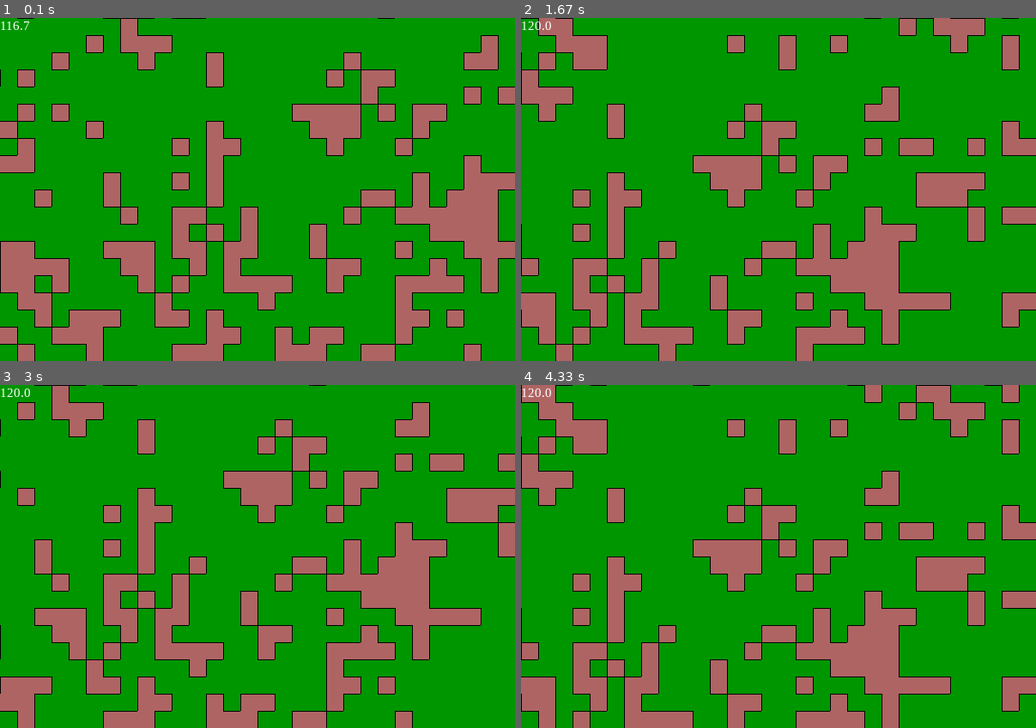
Above: before the commit, frames 1-4 (two rows, left to right).
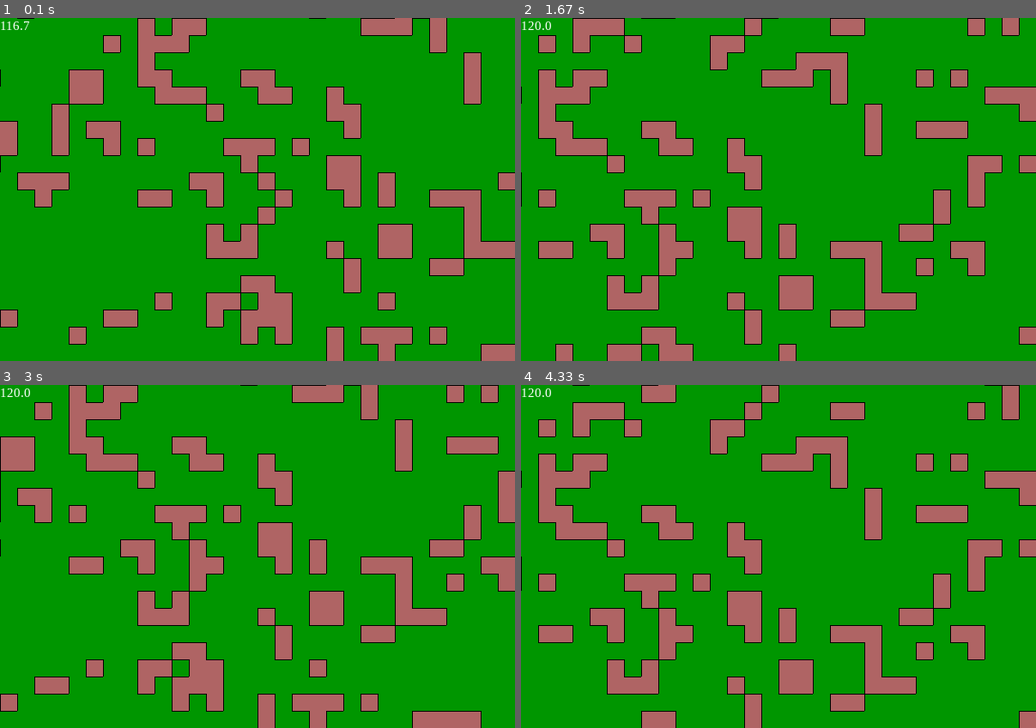
Above: after the commit, the same moments.

Repository: Name6672/python-testing
Game: pygame game, started from block colour grid.py
Same seed, same stepped clock (60 frames per second), same inputs: the game is played once before the commit and once after it.
Inputs (mouse positions are in pixels of both pictures, inside the frame that each line leads up to):
- Up to frame 1 (0.1 s): no input
- Up to frame 2 (1.67 s): click (778, 189) at 0.38 s; hold D 0.67-1.13 s; hold W 1.17-1.47 s; hold D from 1.5 s (still down)
- Up to frame 3 (3 s): release D at 1.97 s; hold A 2-2.53 s; hold S 2.57-2.87 s; hold A from 2.9 s (still down)
- Up to frame 4 (4.33 s): release A at 3.3 s; hold W 3.33-3.7 s; hold D from 3.73 s (still down)

The runs differ from the first frame. In frame 1, 33% of the frame differs, in the area x 0-100%, y 0-100%; in frame 2, 33%; in frame 3, 33%; in frame 4, 34%.

Commit message:
starting grid global constants so i can find them

Diff:
--- a/block colour grid.py
+++ b/block colour grid.py
@@ -18,6 +18,7 @@
 pygame.init()
 screen = pygame.display.set_mode(screen_size)
 GRID_SAVE_FILE = 'grid_saved_output.txt'
+STARTING_GRID_SIZE = SGW, SGH = (120,80)
 
 clock = pygame.time.Clock()
 
@@ -126,8 +127,8 @@
   def update_block_size():
     nonlocal block_size
     block_size = factors_common[block_index]
-  horizontal_blocks = int(1200)
-  vertical_blocks = int(800)
+  horizontal_blocks = int(SGW)
+  vertical_blocks = int(SGH)
 
   camera_size = camera_width,camera_height = (width/block_size,height/block_size)
 
